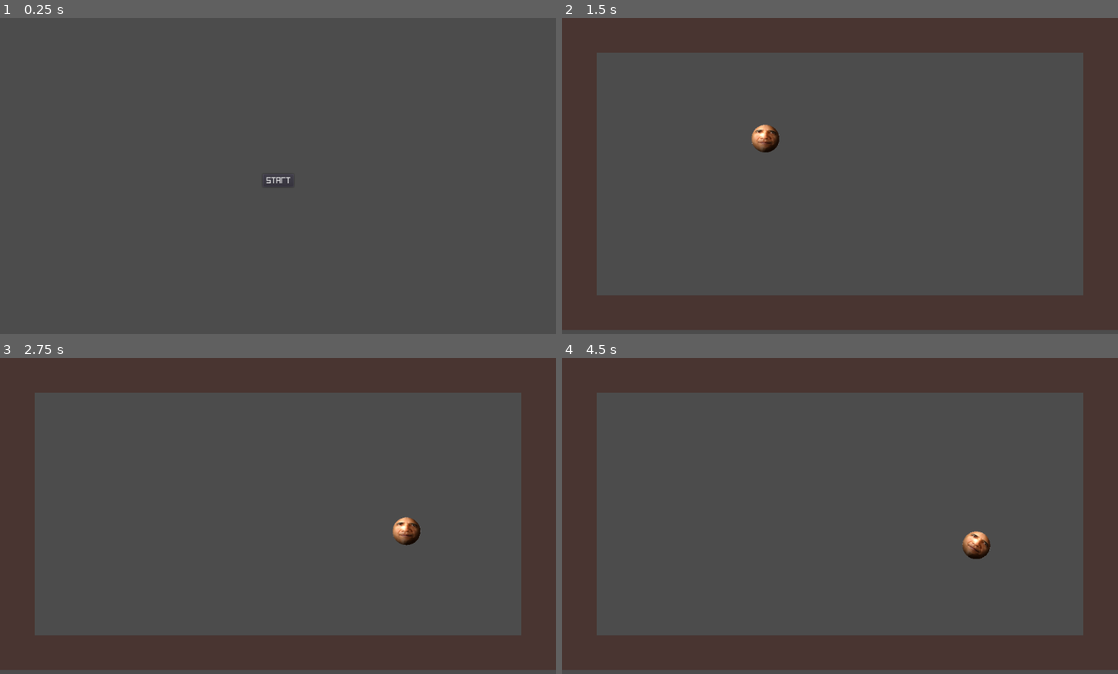
Above: before the commit, frames 1-4 (two rows, left to right).
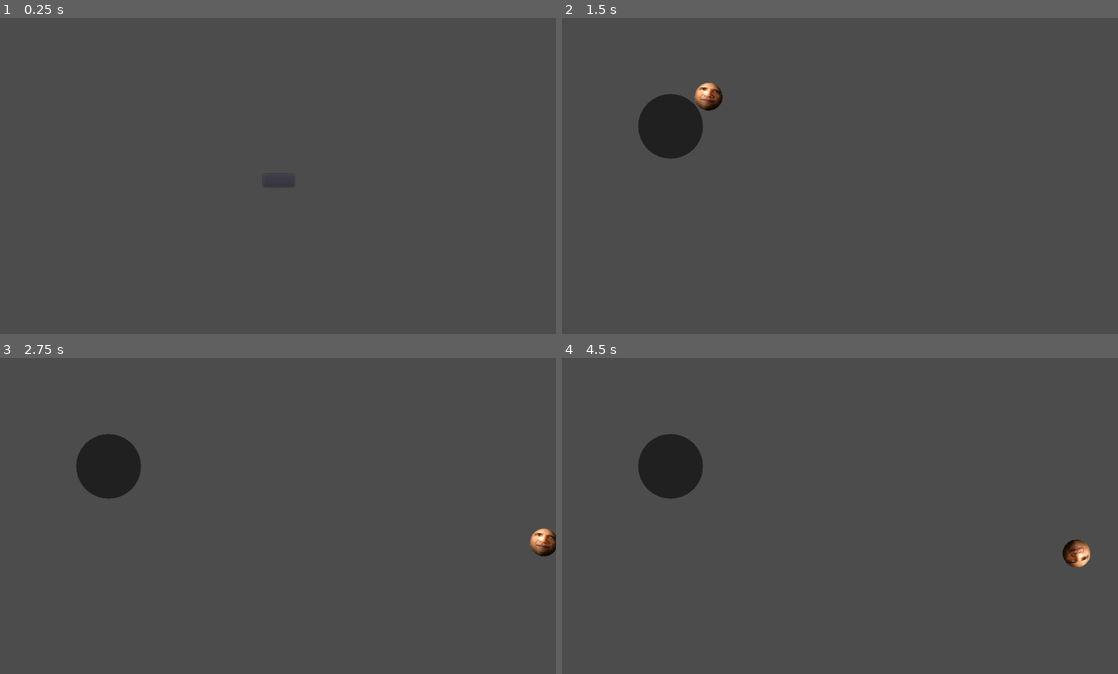
Above: after the commit, the same moments.

Repository: Wowe-Peanut/Golf
Game: Godot game, scene res://Global.tscn
The game is run twice, just before and just after one commit, with the same random seed, the same clock (stepped at 60 frames per second) and the same inputs.
Inputs (mouse positions are in pixels of both pictures, inside the frame that each line leads up to):
- Up to frame 1 (0.25 s): no input
- Up to frame 2 (1.5 s): click "Start" at 0.5 s; tap Enter at 1.25 s; move the mouse to (962, 163) at 1.27 s; click (962, 163) at 1.35 s
- Up to frame 3 (2.75 s): move the mouse to (166, 538) at 2.02 s; click (166, 538) at 2.1 s
- Up to frame 4 (4.5 s): move the mouse to (895, 449) at 2.77 s; click (895, 449) at 2.85 s; move the mouse to (812, 585) at 3.52 s; click (812, 585) at 3.6 s; tap Space at 4.25 s; move the mouse to (1006, 569) at 4.27 s; click (1006, 569) at 4.35 s

The runs differ from the first frame. In frame 1, less than 0.1% of the frame differs, in the area x 47-53%, y 49-53%; in frame 2, 34%, in the area x 0-100%, y 0-99%; in frame 3, 34%; in frame 4, 34%.

Commit message:
Add files via upload

Diff:
--- a/GameObjects/Ball.tscn
+++ b/GameObjects/Ball.tscn
@@ -1,7 +1,7 @@
 [gd_scene load_steps=4 format=2]
 
 [ext_resource path="res://GameObjects/BallController.gd" type="Script" id=1]
-[ext_resource path="res://Images/ObamaHead.png" type="Texture" id=2]
+[ext_resource path="res://Sprites & Tilesets/ObamaHead.png" type="Texture" id=2]
 
 [sub_resource type="CircleShape2D" id=1]
 radius = 25.5175
--- /dev/null
+++ b/GameObjects/Hole.tscn
@@ -0,0 +1,9 @@
+[gd_scene load_steps=2 format=2]
+
+[ext_resource path="res://Sprites & Tilesets/StartingHole.png" type="Texture" id=2]
+
+[node name="Hole" type="Node2D"]
+
+[node name="Sprite" type="Sprite" parent="."]
+scale = Vector2( 0.1, 0.1 )
+texture = ExtResource( 2 )
--- a/Levels/Level1.tscn
+++ b/Levels/Level1.tscn
@@ -1,13 +1,9 @@
-[gd_scene load_steps=3 format=2]
+[gd_scene load_steps=2 format=2]
 
-[ext_resource path="res://Images/MainTileSet.tres" type="TileSet" id=1]
-[ext_resource path="res://GameObjects/Ball.tscn" type="PackedScene" id=2]
+[ext_resource path="res://Levels/Level1Controller.gd" type="Script" id=1]
 
 [node name="Level1" type="Node2D"]
+script = ExtResource( 1 )
 
 [node name="Layout" type="TileMap" parent="."]
-tile_set = ExtResource( 1 )
 format = 1
-tile_data = PoolIntArray( 0, 0, 0, 1, 0, 0, 2, 0, 0, 3, 0, 0, 4, 0, 0, 5, 0, 0, 6, 0, 0, 7, 0, 0, 8, 0, 0, 9, 0, 0, 10, 0, 0, 11, 0, 0, 12, 0, 0, 13, 0, 0, 14, 0, 0, 15, 0, 0, 65536, 0, 0, 65551, 0, 0, 131072, 0, 0, 131087, 0, 0, 196608, 0, 0, 196623, 0, 0, 262144, 0, 0, 262159, 0, 0, 327680, 0, 0, 327695, 0, 0, 393216, 0, 0, 393231, 0, 0, 458752, 0, 0, 458767, 0, 0, 524288, 0, 0, 524289, 0, 0, 524290, 0, 0, 524291, 0, 0, 524292, 0, 0, 524293, 0, 0, 524294, 0, 0, 524295, 0, 0, 524296, 0, 0, 524297, 0, 0, 524298, 0, 0, 524299, 0, 0, 524300, 0, 0, 524301, 0, 0, 524302, 0, 0, 524303, 0, 0 )
-
-[node name="Ball" parent="." instance=ExtResource( 2 )]
--- /dev/null
+++ b/Levels/Level1Controller.gd
@@ -0,0 +1,27 @@
+extends Node2D
+
+
+#Create Ball & Hole Instance
+onready var Ball = load("res://GameObjects/Ball.tscn").instance()
+onready var Hole = load("res://GameObjects/Hole.tscn").instance()
+
+var ball_starting_pos = Vector2(100, 100)
+var hole_starting_pos = Vector2(200, 200)
+
+func _ready():
+	add_child(Hole)
+	add_child(Ball)
+	reset_level()
+
+func _process(delta):
+	check_hole()
+
+func check_hole():
+	if Hole.position.distance_to(Ball.position) < 10:
+		reset_level()
+		#Global.next_level()
+
+
+func reset_level():
+		Ball.position = ball_starting_pos
+		Hole.position = hole_starting_pos
--- a/MainMenu.tscn
+++ b/MainMenu.tscn
@@ -1,7 +1,7 @@
 [gd_scene load_steps=4 format=2]
 
 [ext_resource path="res://MainMenuController.gd" type="Script" id=1]
-[ext_resource path="res://Fonts/Psilent.ttf" type="DynamicFontData" id=2]
+[ext_resource path="res://Fonts/MyImaginaryFriend-XP99.ttf" type="DynamicFontData" id=2]
 
 [sub_resource type="DynamicFont" id=1]
 font_data = ExtResource( 2 )
@@ -9,6 +9,8 @@
 [node name="Main Menu" type="Control"]
 anchor_right = 1.0
 anchor_bottom = 1.0
+margin_left = 1.05945
+margin_right = 1.05945
 script = ExtResource( 1 )
 __meta__ = {
 "_edit_use_anchors_": false
--- /dev/null
+++ b/Sprites & Tilesets/MainTileSet.tres
@@ -0,0 +1,29 @@
+[gd_resource type="TileSet" load_steps=3 format=2]
+
+[ext_resource path="res://Sprites & Tilesets/TileSetTest.png" type="Texture" id=1]
+
+[sub_resource type="ConvexPolygonShape2D" id=1]
+points = PoolVector2Array( 64, 64, 0, 64, 0, 0, 64, 0 )
+
+[resource]
+0/name = "TileSetTest.png 0"
+0/texture = ExtResource( 1 )
+0/tex_offset = Vector2( 0, 0 )
+0/modulate = Color( 1, 1, 1, 1 )
+0/region = Rect2( 0, 0, 64, 64 )
+0/tile_mode = 0
+0/occluder_offset = Vector2( 0, 0 )
+0/navigation_offset = Vector2( 0, 0 )
+0/shape_offset = Vector2( 0, 0 )
+0/shape_transform = Transform2D( 1, 0, 0, 1, 0, 0 )
+0/shape = SubResource( 1 )
+0/shape_one_way = false
+0/shape_one_way_margin = 1.0
+0/shapes = [ {
+"autotile_coord": Vector2( 0, 0 ),
+"one_way": false,
+"one_way_margin": 1.0,
+"shape": SubResource( 1 ),
+"shape_transform": Transform2D( 1, 0, 0, 1, 0, 0 )
+} ]
+0/z_index = 0
--- a/project.godot
+++ b/project.godot
@@ -8,34 +8,6 @@
 
 config_version=4
 
-_global_script_classes=[ {
-"base": "HBoxContainer",
-"class": "ContributorClass",
-"language": "GDScript",
-"path": "res://addons/github-integration/scripts/ContributorClass.gd"
-}, {
-"base": "PanelContainer",
-"class": "GistItem",
-"language": "GDScript",
-"path": "res://addons/github-integration/scripts/GistItem.gd"
-}, {
-"base": "HBoxContainer",
-"class": "InvitationItem",
-"language": "GDScript",
-"path": "res://addons/github-integration/scripts/InvitationItem.gd"
-}, {
-"base": "PanelContainer",
-"class": "RepositoryItem",
-"language": "GDScript",
-"path": "res://addons/github-integration/scripts/RepositoryItem.gd"
-} ]
-_global_script_class_icons={
-"ContributorClass": "",
-"GistItem": "",
-"InvitationItem": "",
-"RepositoryItem": ""
-}
-
 [application]
 
 config/name="Golf Refactored"
@@ -44,14 +16,10 @@
 [autoload]
 
 Global="*res://Global.tscn"
-PluginSettings="*res://addons/github-integration/scripts/PluginSettings.gd"
-IconLoaderGithub="*res://addons/github-integration/scripts/IconLoaderGithub.gd"
-UserData="*res://addons/github-integration/scripts/user_data.gd"
-RestHandler="*res://addons/github-integration/scenes/RestHandler.tscn"
 
 [editor_plugins]
 
-enabled=PoolStringArray( "res://addons/github-integration/plugin.cfg" )
+enabled=PoolStringArray(  )
 
 [input]
 
Binary file added: Sprites & Tilesets/GolfBallImage.png
Not shown, added: Sprites & Tilesets/GolfBallImage.png.import
Binary file added: Sprites & Tilesets/MinecraftTilemap.png
Not shown, added: Sprites & Tilesets/MinecraftTilemap.png.import
Binary file added: Sprites & Tilesets/ObamaHead.png
Not shown, added: Sprites & Tilesets/ObamaHead.png.import
Binary file added: Sprites & Tilesets/StartingHole.png
Not shown, added: Sprites & Tilesets/StartingHole.png.import
Binary file added: Sprites & Tilesets/TileSetTest.png
Not shown, added: Sprites & Tilesets/TileSetTest.png.import
